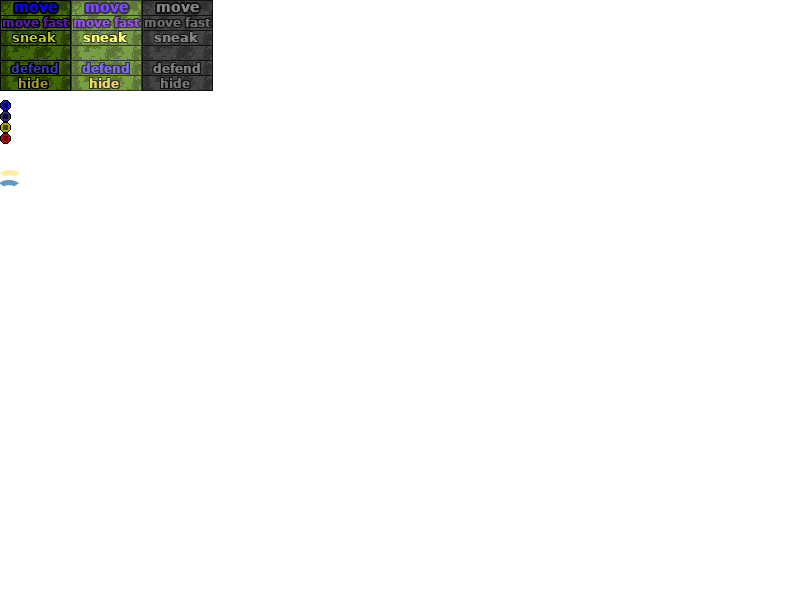
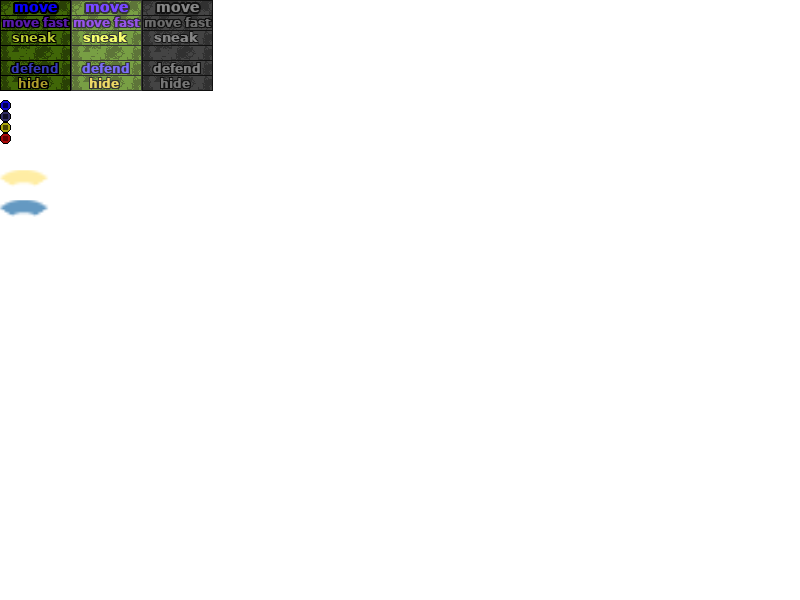
Layers edited between the first and the second 800 × 600 image:
painted on "hide #2" over [0, 170, 49, 187]
painted on "defend" over [0, 180, 49, 217]
